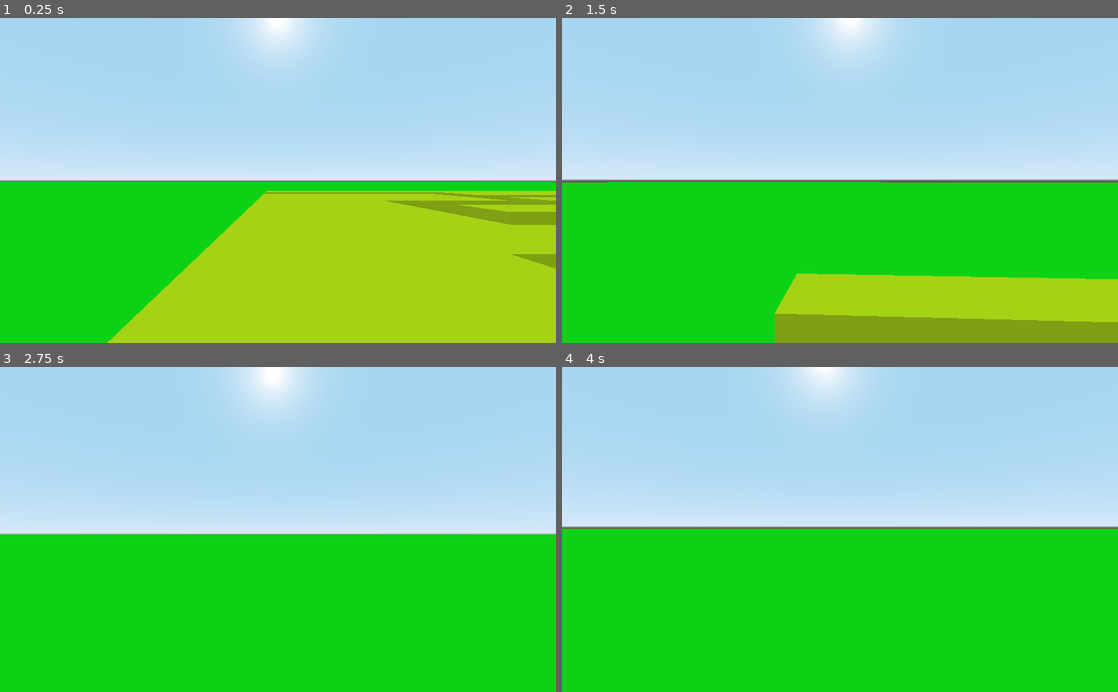
Above: before the commit, frames 1-4 (two rows, left to right).
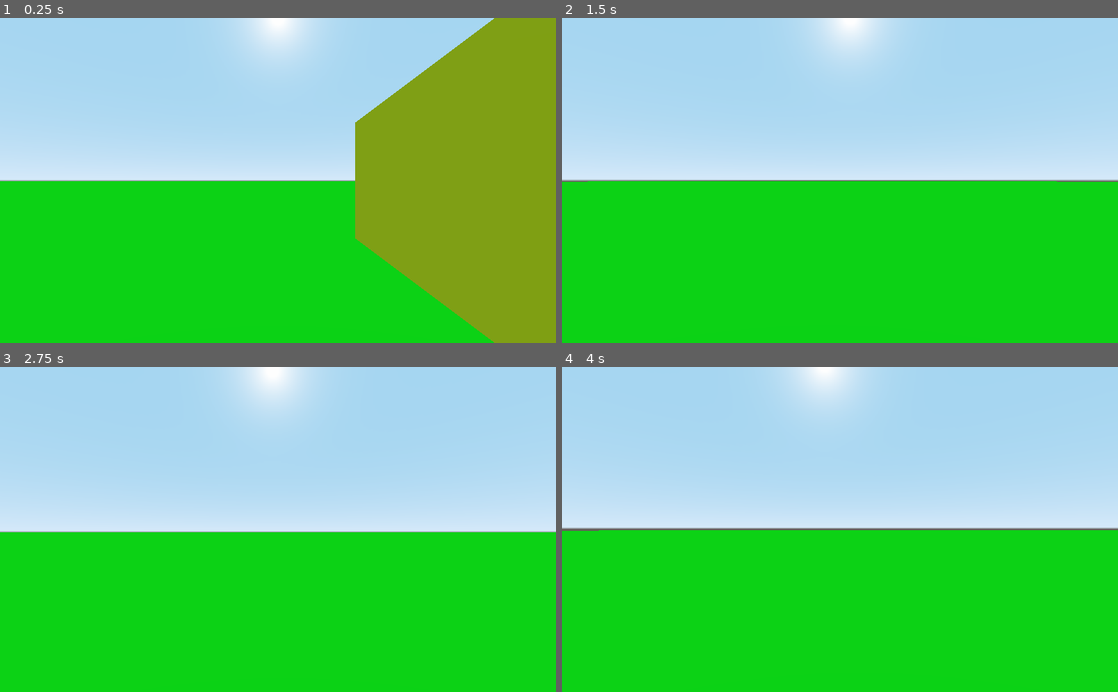
Above: after the commit, the same moments.

Repository: dktr0/NotWaitingForGodot
Game: Godot game, scene res://NotWaitingForGodot.tscn
Same seed, same stepped clock (60 frames per second), same inputs: the game is played once before the commit and once after it.
Inputs (mouse positions are in pixels of both pictures, inside the frame that each line leads up to):
- Up to frame 1 (0.25 s): no input
- Up to frame 2 (1.5 s): tap Enter at 0.5 s; move the mouse to (867, 180) at 0.52 s; hold W (left_stick_up) from 0.53 s (still down); tap Space (a_button) at 0.6, 1.35 s; click (867, 180) at 0.67 s; move the mouse to (812, 180) at 1.27 s
- Up to frame 3 (2.75 s): keep holding W (left_stick_up); move the mouse to (289, 523) at 2.02 s; tap Space (a_button) at 2.1 s
- Up to frame 4 (4 s): keep holding W (left_stick_up); tap Space (a_button) at 2.75, 2.85, 3.6 s; move the mouse to (834, 536) at 2.77 s; click (834, 536) at 2.92 s; move the mouse to (878, 532) at 3.52 s

The runs differ from the first frame. In frame 1, 45% of the frame differs, in the area x 0-100%, y 0-100%; in frame 2, 13%; in frame 3, 0.9%; in frame 4, 1.3%.

Commit message:
removed ghost player

Diff:
--- a/NotWaitingForGodot.gd
+++ b/NotWaitingForGodot.gd
@@ -1,4 +1,8 @@
 extends Spatial
 
-onready var player = $Player;
-onready var camera = $Player/Camera;
+#onready var player = $Player;
+#onready var camera = $Player/Camera;
+
+func _physics_process(_delta):
+	if Input.is_action_just_pressed("fullscreen"):
+		OS.set_window_fullscreen(!OS.window_fullscreen);
--- a/NotWaitingForGodot.tscn
+++ b/NotWaitingForGodot.tscn
@@ -11,7 +11,6 @@
 script = ExtResource( 1 )
 
 [node name="Player" type="KinematicBody" parent="."]
-transform = Transform( 1, 0, 0, 0, 1, 0, 0, 0, 1, 0, 1, 0 )
 script = ExtResource( 2 )
 
 [node name="Camera" type="Camera" parent="Player"]
@@ -22,5 +21,4 @@
 shape = SubResource( 1 )
 
 [node name="World" type="Spatial" parent="."]
-transform = Transform( 1, 0, 0, 0, 1, 0, 0, 0, 1, -0.00129962, 0, 0 )
 script = ExtResource( 3 )
--- a/Player.gd
+++ b/Player.gd
@@ -11,18 +11,12 @@
 onready var camera = $"/root/NotWaitingForGodot/Player/Camera";
 
 func playerStart(x=0,y=0,z=0):
-	print("changing player start")
+	print("changing player start " + str(x) + " " + str(y) + " " + str(z));
 	set_global_translation(Vector3(x,y,z));
 
-
 func _ready():
-	print("player _ready")
-	print(str(camera));
+	print("Player::ready() " + name);
 	Input.set_mouse_mode(Input.MOUSE_MODE_CAPTURED)
-	#var camera = Camera.new();
-	#camera.name ="Camera";
-	#add_child(camera);
-	# TODO: need to add collision shape from code instead of in node graph
 
 func _input(event):
 	if event is InputEventMouseMotion:
--- a/World.gd
+++ b/World.gd
@@ -1,8 +1,8 @@
 extends Spatial
 
-
 func _ready():
-	$"/root/Player".playerStart(0,20,-20);
+	print("World::_ready()");
+	$"/root/NotWaitingForGodot/Player".playerStart(-2,2,-18);
 	makeACube(0,-1,0,0,1,0,800,1,800);
 	davidReady(0,0,0);
 	jackReady(0,0,40);
--- a/project.godot
+++ b/project.godot
@@ -13,10 +13,6 @@
 config/name="NotWaitingForGodot"
 run/main_scene="res://NotWaitingForGodot.tscn"
 config/icon="res://icon.png"
-
-[autoload]
-
-Player="res://Player.gd"
 
 [gui]
 
@@ -74,6 +70,11 @@
 , Object(InputEventKey,"resource_local_to_scene":false,"resource_name":"","device":0,"alt":false,"shift":false,"control":false,"meta":false,"command":false,"pressed":false,"scancode":0,"physical_scancode":32,"unicode":0,"echo":false,"script":null)
  ]
 }
+fullscreen={
+"deadzone": 0.5,
+"events": [ Object(InputEventKey,"resource_local_to_scene":false,"resource_name":"","device":0,"alt":false,"shift":false,"control":true,"meta":false,"command":true,"pressed":false,"scancode":70,"physical_scancode":0,"unicode":0,"echo":false,"script":null)
+ ]
+}
 
 [physics]
 
